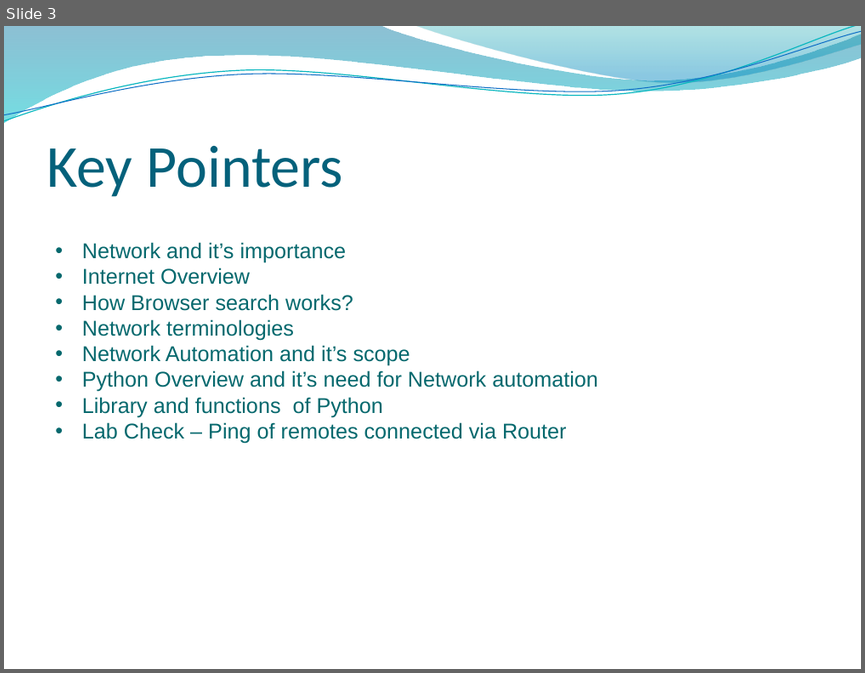
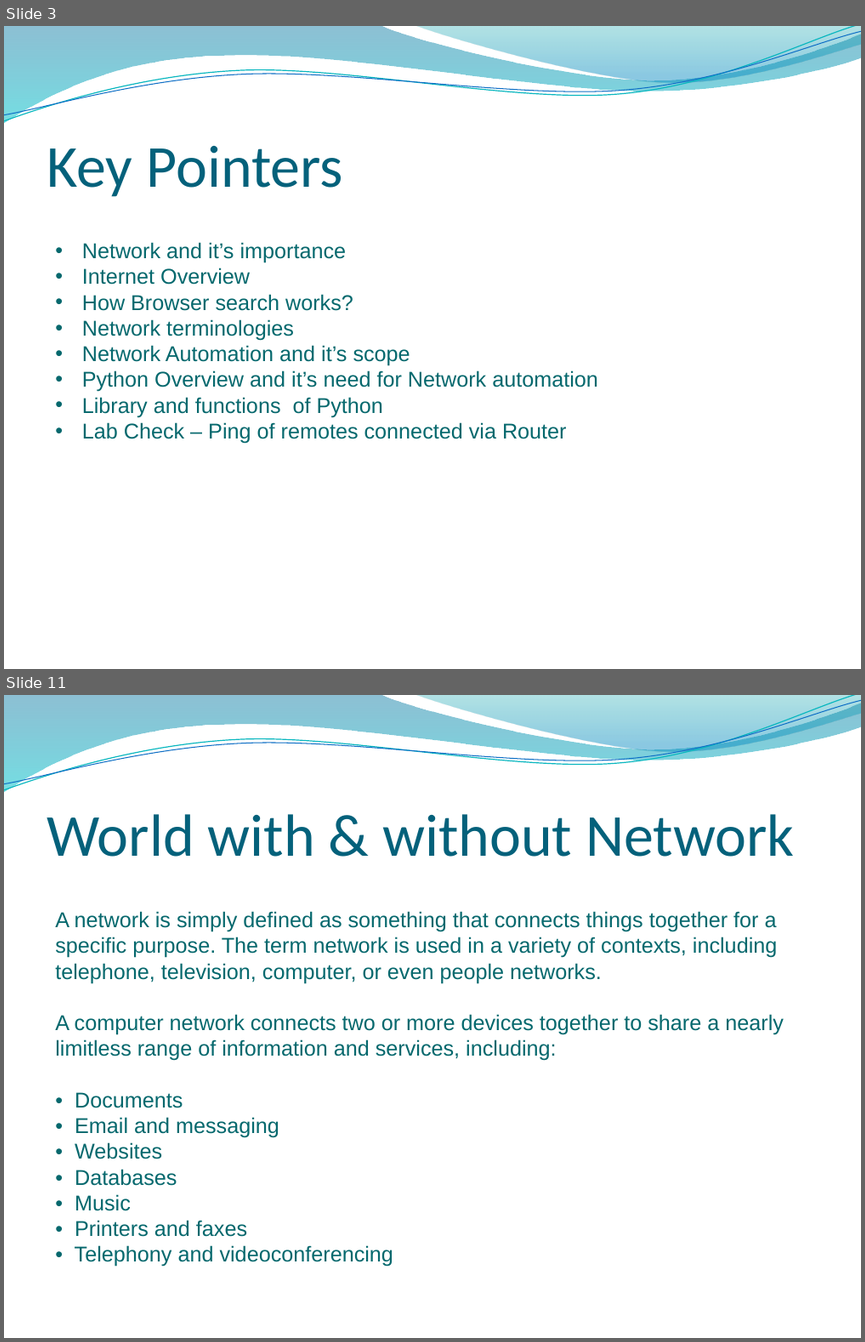
Before and after one commit to yashikadhingra/network-autimation, a slide deck: network_automation.pptx. Shown one above the other, each under a label of ours: slide 3 before the commit, slides 3 and 11 after it; the slides between them are not shown. The pictures are 865x673 and 865x1342 pixels, drawn with LibreOffice and Linux fonts; fonts in the diff are those of the drawing; background and template pictures are left out. Boxes give left, top, right and bottom in pixels: in the first picture for what was removed or moved away, otherwise in the second. Text is boxed around its words. In the diff, an @@ line names an element or a change of style, - is before the commit and + after.

```diff
--- a/network_automation.pptx
+++ b/network_automation.pptx
@@ slide 11 added at <box>4,695,861,1338</box>, background picture (left out); not listed: 4 template elements that a slide beside it also shows @@
@@ title added at <box>46,814,794,857</box>, 50 pt, text #04617B @@
+World with & without Network
@@ text added at <box>55,911,783,1266</box>, 18 pt, text #06686C @@
+Α network is simply defined as something that connects things together for a specific purpose. The term network is used in a variety of contexts, including telephone, television, computer, or even people networks.
+A computer network connects two or more devices together to share a nearly limitless range of information and services, including:
+• Documents
+• Email and messaging
+• Websites
+• Databases
+• Music
+• Printers and faxes
+• Telephony and videoconferencing
```
Also in this commit, not shown: 7 other slides added.
